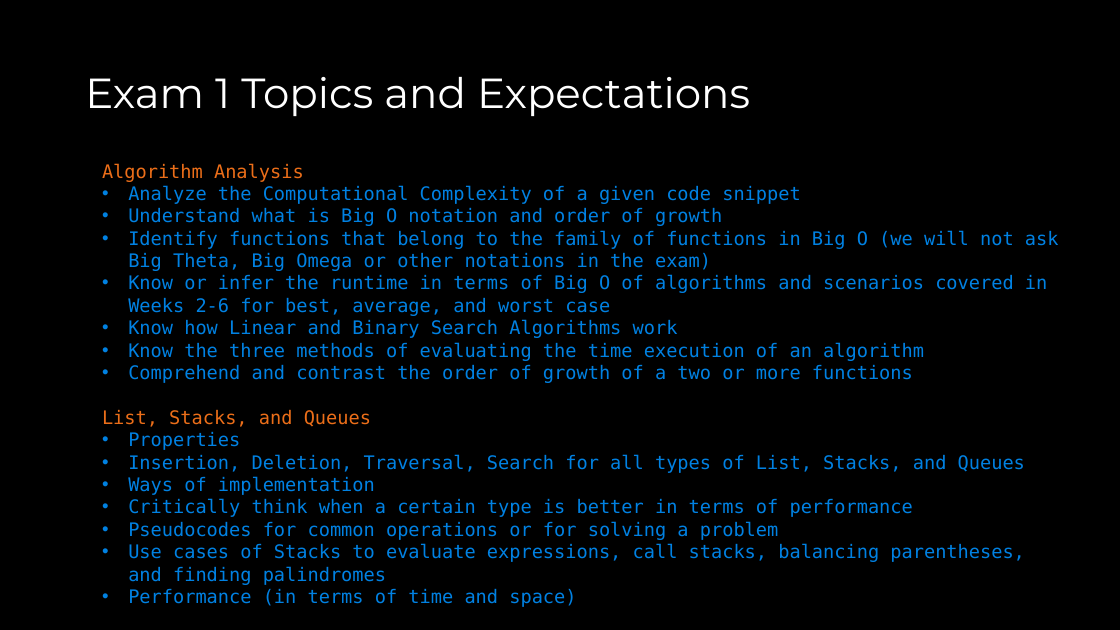
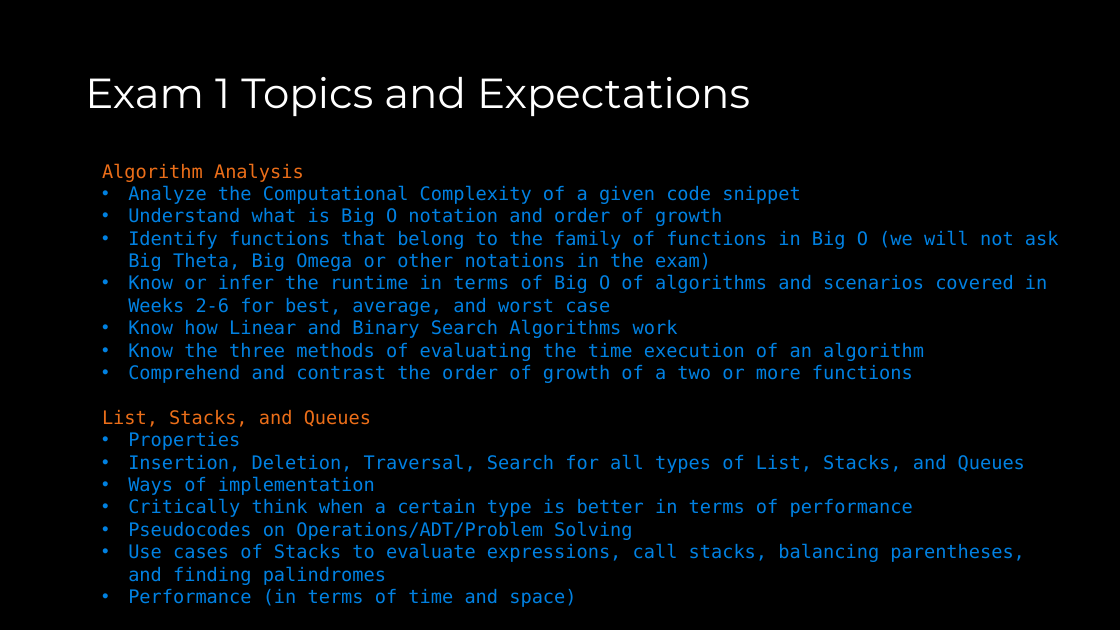
Before and after one commit to COP3530/Instructional-Content, a slide deck: slide 5 of Slides/Slides-PPT/Exam 1 - Review A.pptx. Drawn at 1120x630 pixels with LibreOffice and Linux fonts; fonts in the diff are those of the drawing. Boxes give left, top, right and bottom in pixels: in the first picture for what was removed or moved away, otherwise in the second. Text is boxed around its words. In the diff, an @@ line names an element or a change of style, - is before the commit and + after.

Commit message:
exam details updated

```diff
--- a/Slides/Slides-PPT/Exam 1 - Review A.pptx
+++ b/Slides/Slides-PPT/Exam 1 - Review A.pptx
@@ text at (x1=128, y1=521, x2=632, y2=540): text changed @@
-• Pseudocodes for common operations or for solving a problem
+• Pseudocodes on Operations/ADT/Problem Solving
```
Also in this commit, not shown: 1 other slide changed, 2 other files.
